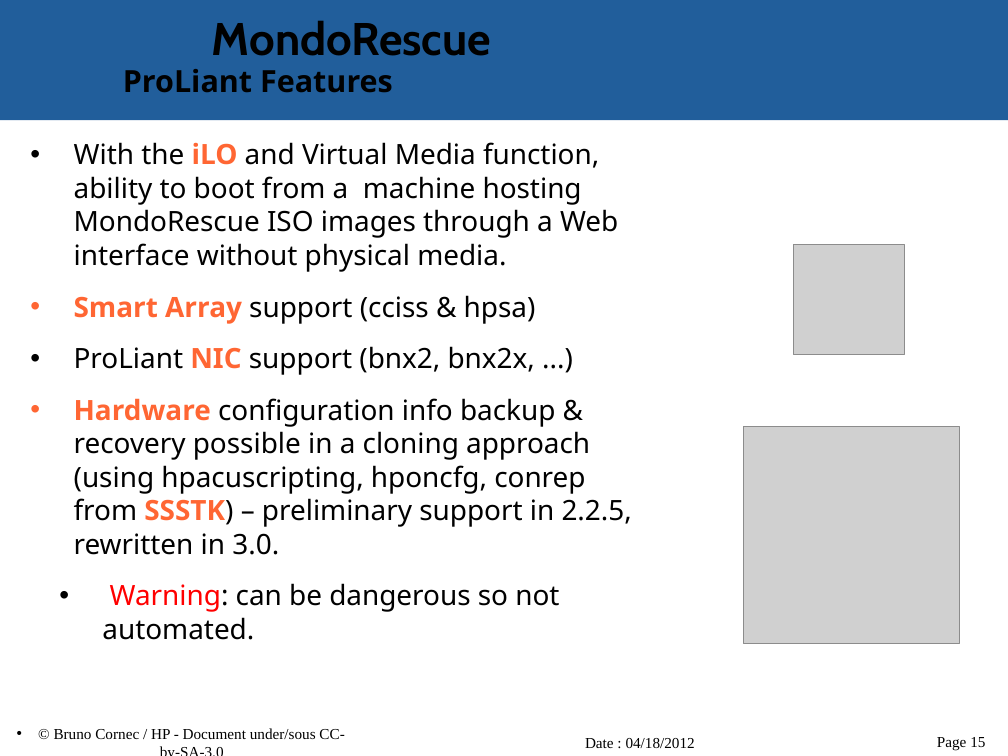
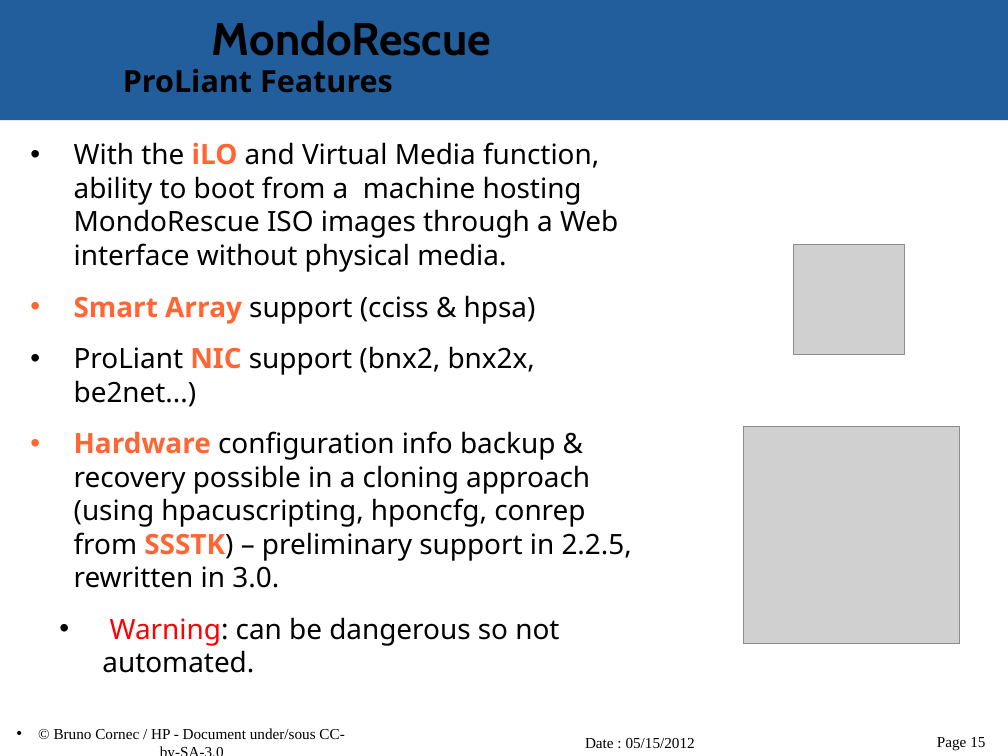
Before and after one commit to vir/mondo-rescue, a slide deck: slide 15 of mondo-doc/mondo-presentation.odp. Drawn at 1008x756 pixels with LibreOffice and Linux fonts; fonts in the diff are those of the drawing; grey boxes stand for pictures; background and template pictures are left out. Boxes give left, top, right and bottom in pixels: in the first picture for what was removed or moved away, otherwise in the second. Text is boxed around its words. In the diff, an @@ line names an element or a change of style, - is before the commit and + after.

```diff
--- a/mondo-doc/mondo-presentation.odp
+++ b/mondo-doc/mondo-presentation.odp
@@ text at (x1=74, y1=346, x2=535, y2=407): text changed @@
-• ProLiant NIC support (bnx2, bnx2x, ...)
+• ProLiant NIC support (bnx2, bnx2x, be2net...)
@@ text at (x1=585, y1=738, x2=695, y2=748): text changed @@
-Date : 04/18/2012
+Date : 05/15/2012
```
Also in this commit, not shown: 26 other slides changed.
